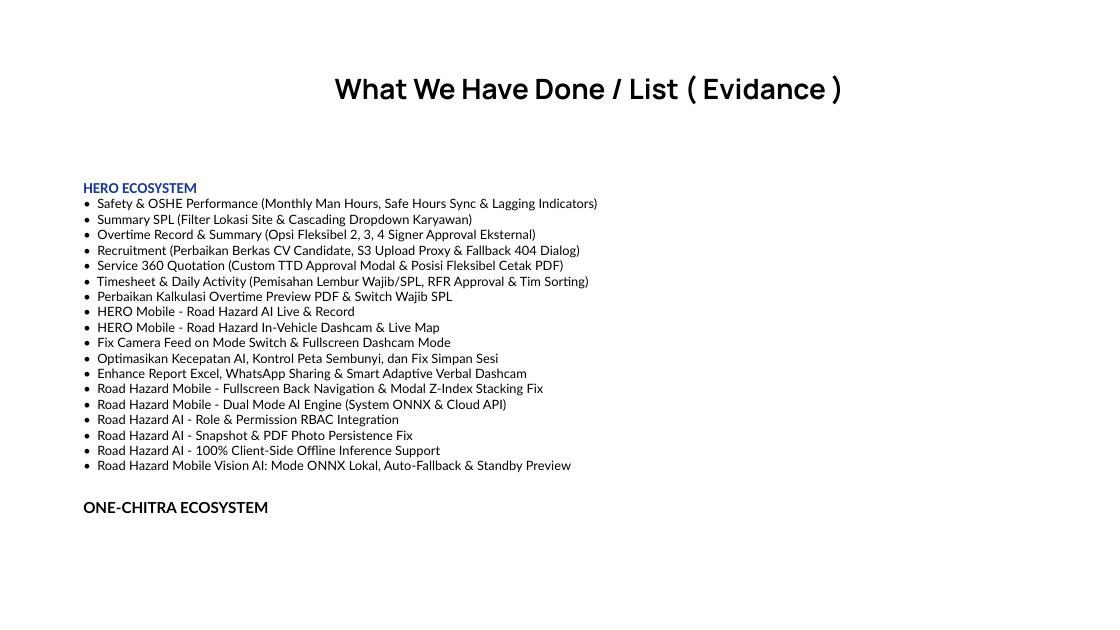
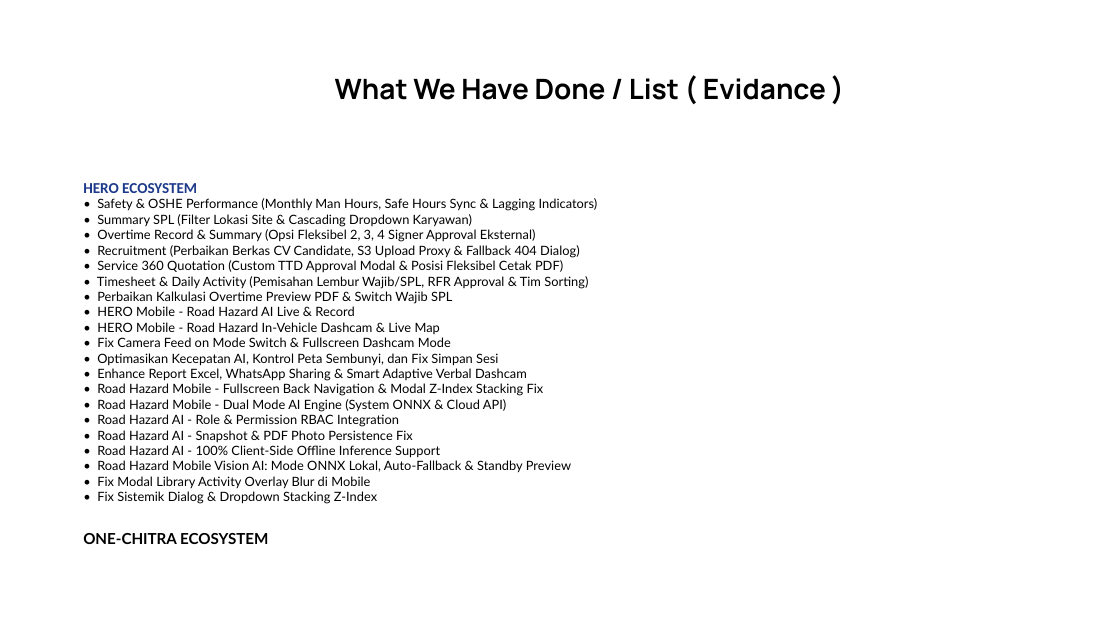
Before and after one commit to Annaskhadafi/hero, a slide deck: slide 4 of Monthly/MONTHLY NOVEMBER 2026 SDS.pptx. Drawn at 1120x630 pixels with LibreOffice and Linux fonts; fonts in the diff are those of the drawing; background and template pictures are left out. Boxes give left, top, right and bottom in pixels: in the first picture for what was removed or moved away, otherwise in the second. Text is boxed around its words. In the diff, an @@ line names an element or a change of style, - is before the commit and + after.

Commit message:
fix(ui): restore dialog z-index to standard z-50 and fix select dropdown stacking

```diff
--- a/Monthly/MONTHLY NOVEMBER 2026 SDS.pptx
+++ b/Monthly/MONTHLY NOVEMBER 2026 SDS.pptx
@@ text at (97,476,377,504): paragraphs added @@
+• Fix Modal Library Activity Overlay Blur di Mobile
+• Fix Sistemik Dialog & Dropdown Stacking Z-Index
```
Also in this commit, not shown: 2 slides added, 8 other files.
